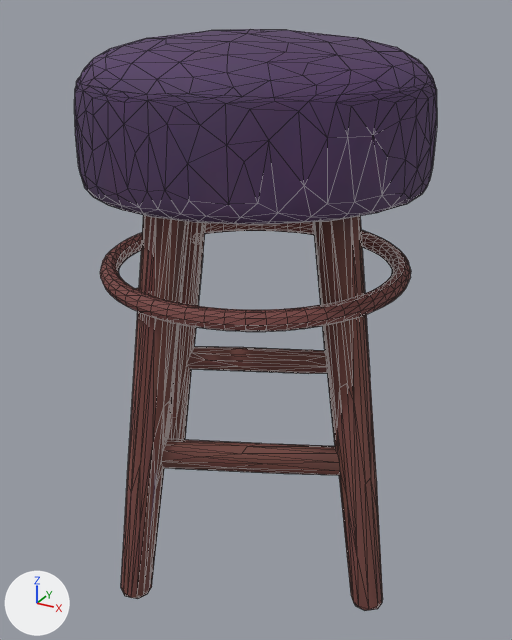
Renders of the glTF model apps/landing/public/room/models/stool.glb from each side of a commit.
The view is the same before and after, from a 50 mm camera at (0.328, -0.596, 0.55) aimed at (0.003, -0.004, 0.254). The lights are fixed; the arrows at lower left show +X, +Y and +Z. The first picture is the older version. Mesh edges are drawn as thin lines. Where no turn or scale is listed for an object, it has been applied to the vertices. Vertices at exactly the same position are counted once.

The first picture shows 'stool'.
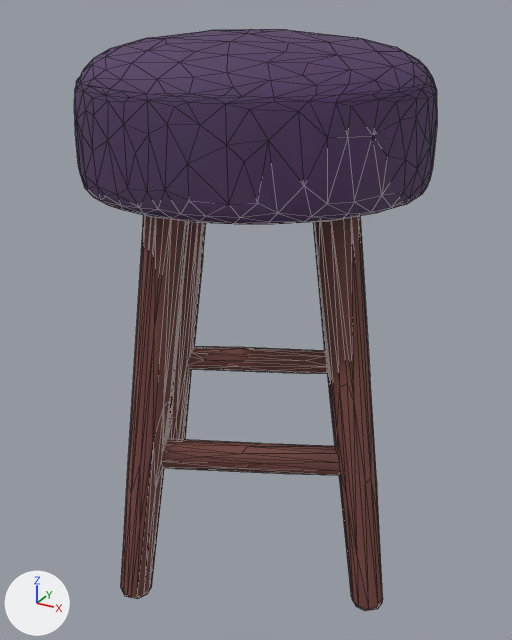
The change in detail:
me_stool is used by ob_stool; location (0.0, 0.0, 0.266).
me_stool had 1396 vertices, 2780 faces and spanned x -0.18..0.18, y -0.181..0.181, z -0.267..0.267.
me_stool now has 748 vertices, 1500 faces and spans x -0.18..0.18, y -0.181..0.181, z -0.267..0.267.
me_stool part 1: the loose piece of 560 vertices spanning x -0.154..0.154, y -0.154..0.154, z 0.04..0.057 is deleted.
Other edits to the shape of me_stool do not show in these pictures.

Where the change shows, as pixel boxes [x1, y1, x2, y2] in the pictures (512 x 640 px):
part 1 of me_stool, deleted (brown): before [100, 222, 411, 332]
